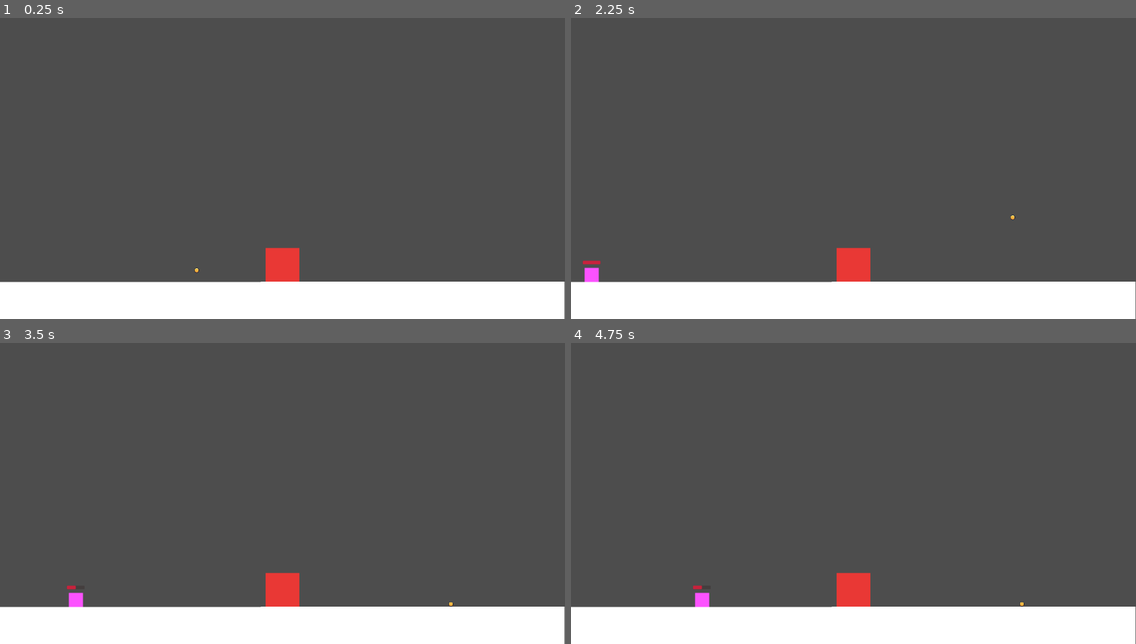
Above: before the commit, frames 1-4 (two rows, left to right).
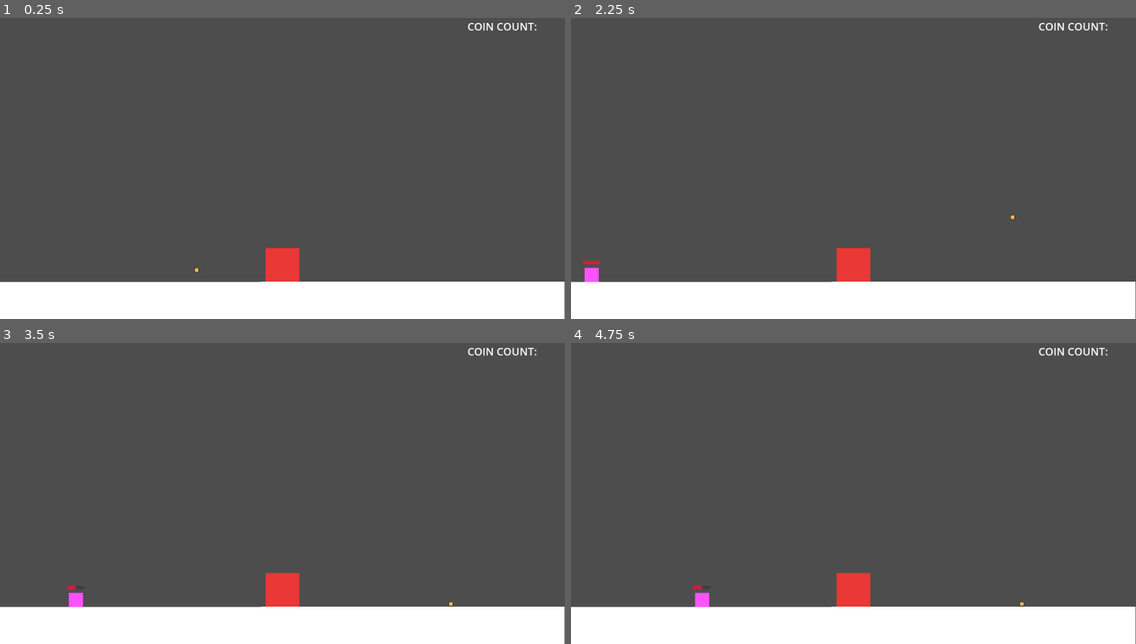
Above: after the commit, the same moments.

Repository: Caneris/Foxhold
Game: Godot game, scene res://scenes/main.tscn
The game is run twice, just before and just after one commit, with the same random seed, the same clock (stepped at 60 frames per second) and the same inputs.
Inputs (mouse positions are in pixels of both pictures, inside the frame that each line leads up to):
- Up to frame 1 (0.25 s): no input
- Up to frame 2 (2.25 s): tap Enter at 0.5, 2 s; drag from (768, 279) to (910, 90) at 0.52 s; tap Space at 1.25 s; drag from (740, 177) to (853, 264) at 1.27 s; move the mouse to (910, 90) at 2.02 s; click (910, 90) at 2.17 s
- Up to frame 3 (3.5 s): drag from (45, 598) to (113, 436) at 2.77 s
- Up to frame 4 (4.75 s): move the mouse to (1023, 532) at 3.52 s; click (1023, 532) at 3.67 s; drag from (684, 436) to (768, 406) at 4.27 s

The runs differ from the first frame. In frame 1, 0.2% of the frame differs, in the area x 82-95%, y 1-5%; in frame 2, 0.2%; in frame 3, 0.2%; in frame 4, 0.2%.

Commit message:
add coin count ui element

Diff:
--- a/scenes/main.tscn
+++ b/scenes/main.tscn
@@ -1,7 +1,8 @@
-[gd_scene load_steps=9 format=3 uid="uid://b2rt5cmjacwdg"]
+[gd_scene load_steps=10 format=3 uid="uid://b2rt5cmjacwdg"]
 
 [ext_resource type="PackedScene" uid="uid://dxdixvw4t64ag" path="res://scenes/floor.tscn" id="1_0wfyh"]
 [ext_resource type="Script" uid="uid://bvyiyyx04otg5" path="res://scripts/main.gd" id="1_tipki"]
+[ext_resource type="PackedScene" uid="uid://cirhxs55at7w7" path="res://scenes/ui.tscn" id="2_85g3d"]
 [ext_resource type="PackedScene" uid="uid://ckxt7xyn3omwu" path="res://scenes/wall.tscn" id="2_sugp2"]
 [ext_resource type="PackedScene" uid="uid://dlbyw26fe20vd" path="res://scenes/heart.tscn" id="3_sugp2"]
 [ext_resource type="PackedScene" uid="uid://bx271cpci77bt" path="res://scenes/enemy_spawner.tscn" id="4_jyhfs"]
@@ -13,6 +14,8 @@
 rotation = -0.0012312
 scale = Vector2(1, 1.00743)
 script = ExtResource("1_tipki")
+
+[node name="UI" parent="." instance=ExtResource("2_85g3d")]
 
 [node name="Floor" parent="." instance=ExtResource("1_0wfyh")]
 position = Vector2(-0.411221, 631.536)
--- /dev/null
+++ b/scenes/ui.tscn
@@ -0,0 +1,19 @@
+[gd_scene format=3 uid="uid://cirhxs55at7w7"]
+
+[node name="UI" type="Control"]
+layout_mode = 3
+anchors_preset = 0
+
+[node name="CoinCountLabel" type="Label" parent="."]
+layout_mode = 1
+anchors_preset = -1
+anchor_left = 0.873
+anchor_right = 1.0
+anchor_bottom = 0.043
+offset_left = 1059.0
+offset_top = 40.0
+offset_right = 1216.0
+offset_bottom = 74.0
+grow_horizontal = 0
+theme_override_font_sizes/font_size = 24
+text = "COIN COUNT:"
--- a/scripts/main.gd
+++ b/scripts/main.gd
@@ -1,6 +1,8 @@
 extends Node2D
 
 @onready var heart: Area2D = %Heart
+@onready var ui: Control = $UI
+@onready var ui_coin_count_label: Control = $UI/CoinCountLabel
 
 var coin_count : int = 0
 var dragged_item : RigidBody2D
@@ -25,4 +27,5 @@
 func _coin_entered_heart(coin: RigidBody2D) -> void:
 	coin_count += 1
 	print("new coin count: " + str(coin_count))
+	ui_coin_count_label.text = "COIN COUNT: " + str(coin_count)
 	coin.queue_free()
Not shown: 1 places in scenes/coin.tscn that only renumber resources
